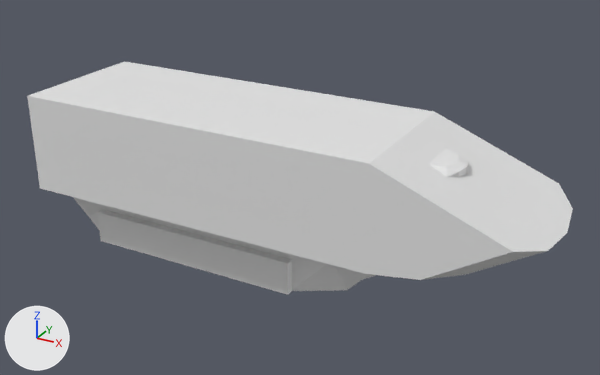
An edit to the Blender file Character Creator for Video Games Design take1.blend, drawn before and after from the same camera.
One viewpoint serves both versions: a camera (50 mm lens) standing at (10.43, -14.52, 8.88) and looking at (2.33, 0.21, 1.52). The axes (+X, +Y, +Z) are drawn at lower left. The lights are the same throughout.

Names of what the first picture shows: 'APC Body', 'lookiy thing'.
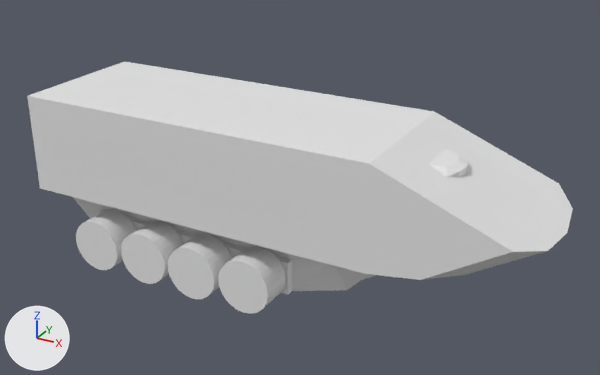
The change, as a list of edits to the scene's bpy script:
```text
Add me_cylinder_018:
    me_cylinder_018.from_pydata(...)  # a 32-sided cylinder along z spanning x -0.62..0.62, y -0.62..0.62, z -0.375..0.375
Add ob_cylinder_012:
    ob_cylinder_012 = bpy.data.objects.new('Cylinder.012', me_cylinder_018)
    ob_cylinder_012.location = (-2.03, -1.33, -0.16)
    ob_cylinder_012.rotation_euler = (-1.571, 0.0, 0.0)  # degrees (-90, 0, 0)
Add ob_cylinder_011:
    ob_cylinder_011 = bpy.data.objects.new('Cylinder.011', me_cylinder_018.copy())
    ob_cylinder_011.location = (-0.67, -1.33, -0.15)
    ob_cylinder_011.rotation_euler = (-1.571, 0.0, 0.0)  # degrees (-90, 0, 0)
Add ob_cylinder_010:
    ob_cylinder_010 = bpy.data.objects.new('Cylinder.010', me_cylinder_018.copy())
    ob_cylinder_010.location = (0.65, -1.33, -0.16)
    ob_cylinder_010.rotation_euler = (-1.571, 0.0, 0.0)  # degrees (-90, 0, 0)
Add ob_cylinder_009:
    ob_cylinder_009 = bpy.data.objects.new('Cylinder.009', me_cylinder_018.copy())
    ob_cylinder_009.location = (2.0, -1.33, -0.12)
    ob_cylinder_009.rotation_euler = (-1.571, 0.0, 0.0)  # degrees (-90, 0, 0)
```

Changed parts and their boxes (x1, y1, x2, y2) in the pictures (600 x 375 px):
'Cylinder.009', added: after (218, 246, 286, 314)
'Cylinder.010', added: after (168, 234, 232, 299)
'Cylinder.011', added: after (121, 221, 183, 284)
'Cylinder.012', added: after (76, 210, 136, 270)
